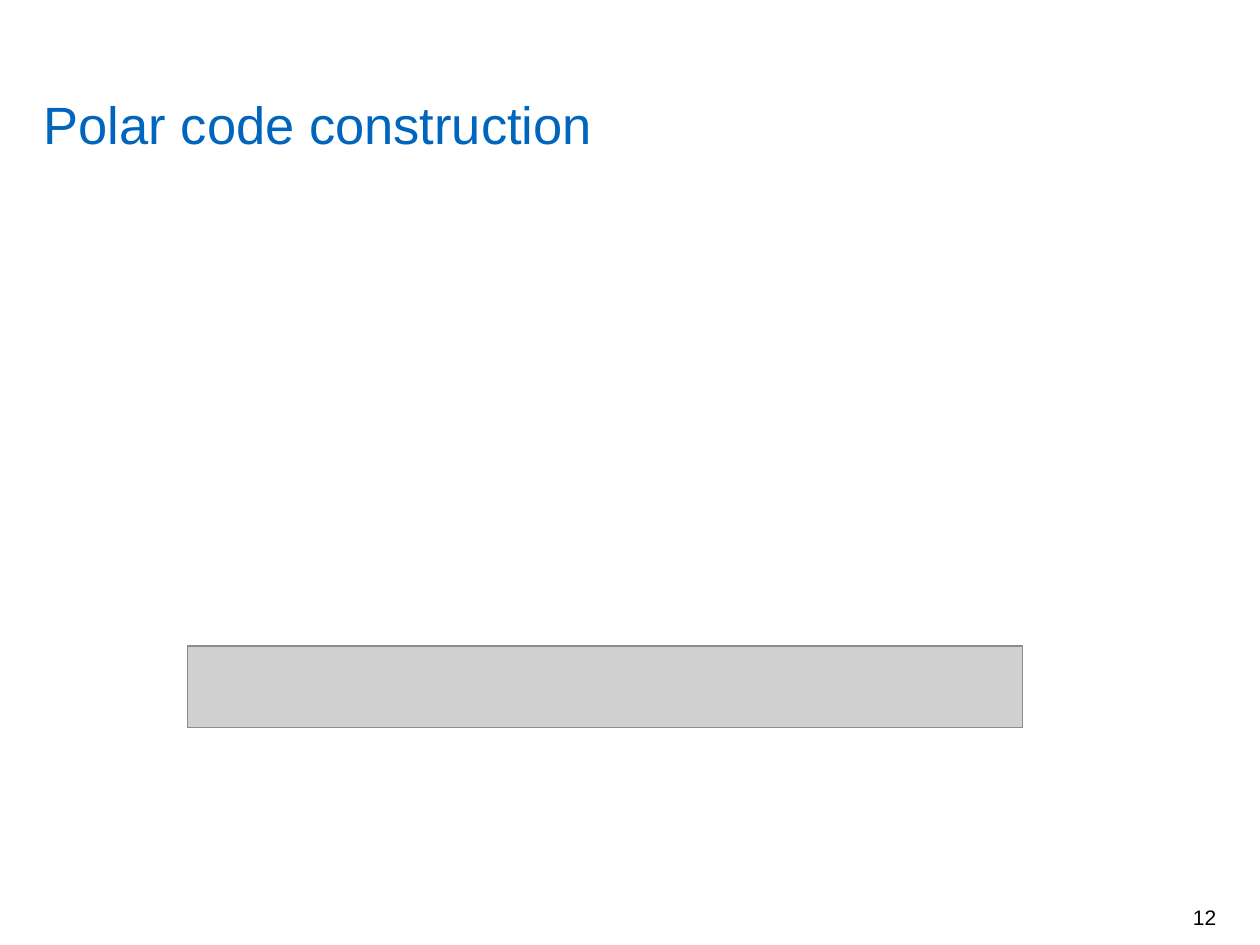
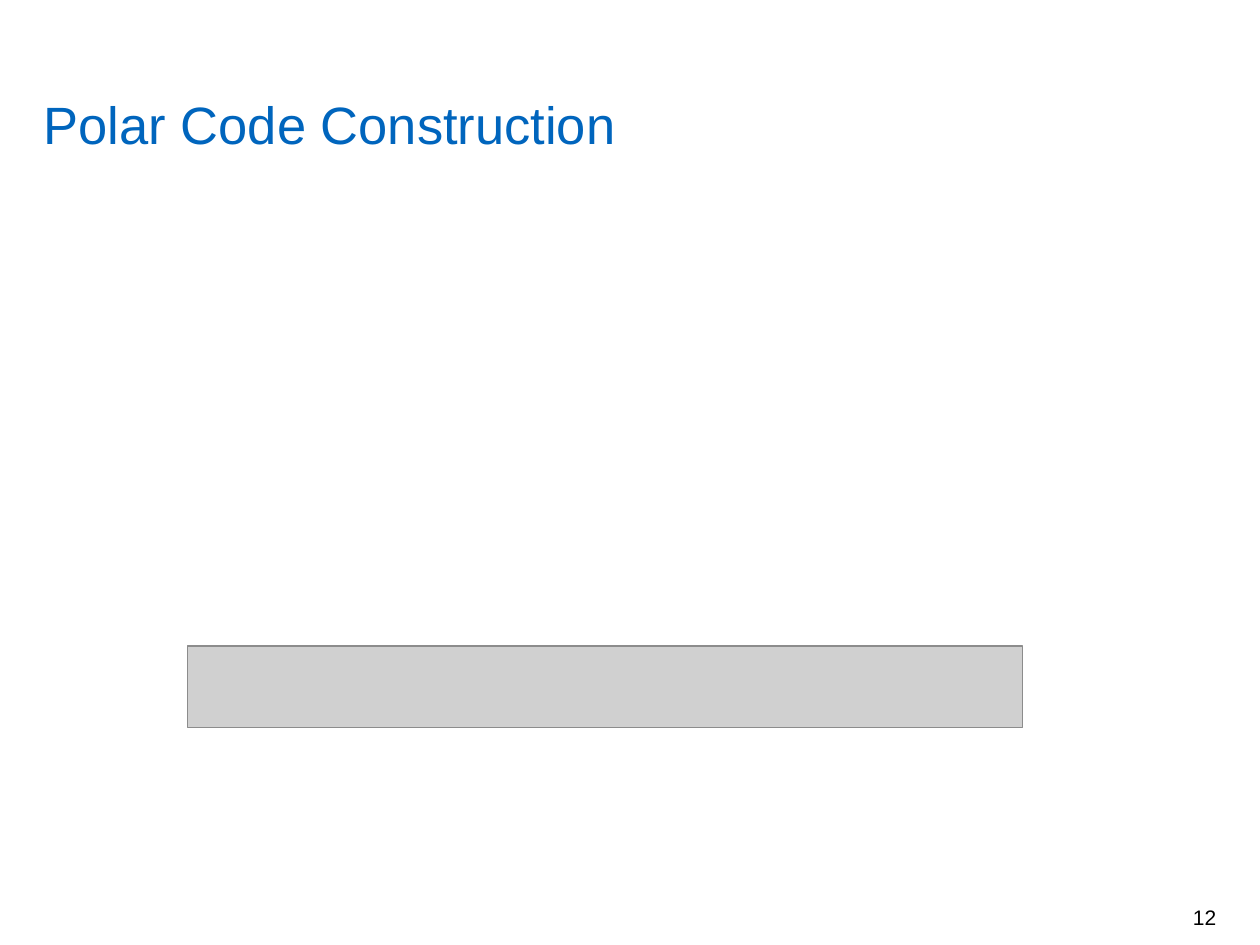
Before and after one commit to yadhu1961/thesis_5GPolorCodes, a slide deck: slide 12 of final_presentation/finalPpt1.4.pptx. Drawn at 1260x945 pixels with LibreOffice and Linux fonts; fonts in the diff are those of the drawing; grey boxes stand for pictures; background and template pictures are left out. Boxes give left, top, right and bottom in pixels: in the first picture for what was removed or moved away, otherwise in the second. Text is boxed around its words. In the diff, an @@ line names an element or a change of style, - is before the commit and + after.

```diff
--- a/final_presentation/finalPpt1.4.pptx
+++ b/final_presentation/finalPpt1.4.pptx
@@ title at [44,106,615,145]: text changed @@
-Polar code construction
+Polar Code Construction
```
Also in this commit, not shown: 19 other slides changed.
